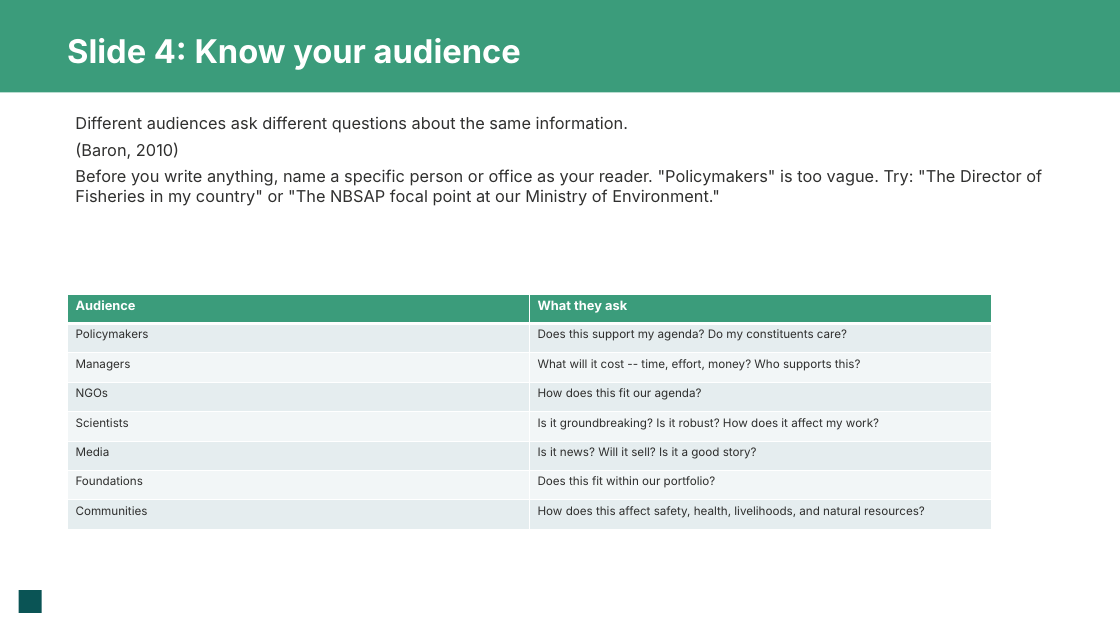
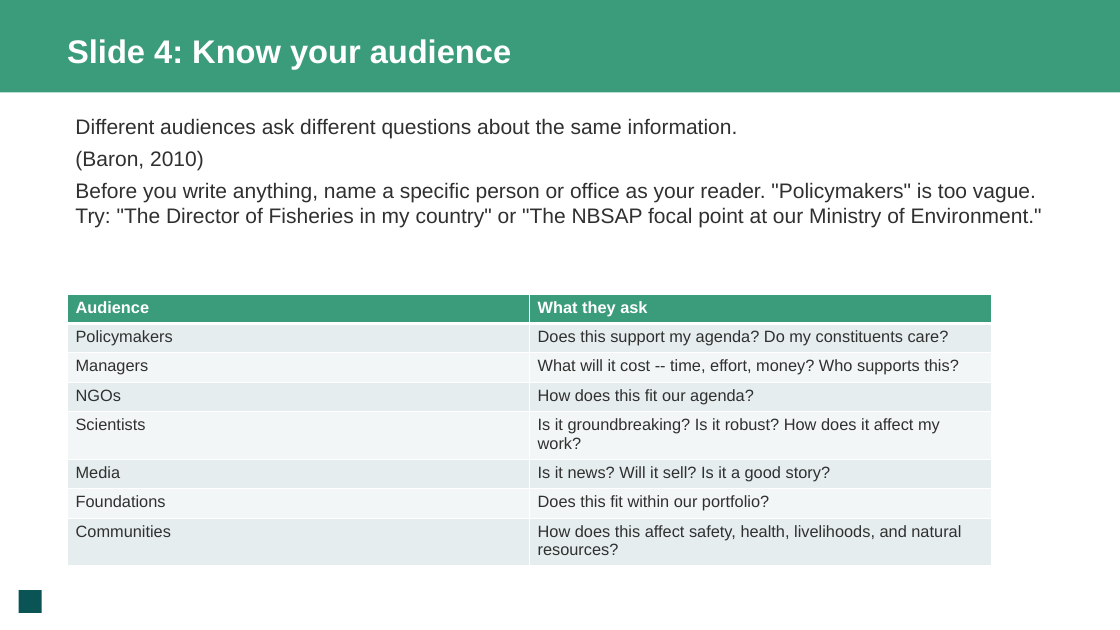
Before and after one commit to MariaGAlarcon/ocean-accounts-expert, a slide deck: slide 5 of s-s-event-bogor/sessions/day-3/policy-brief-clinic/policy-brief-slides.pptx. Drawn at 1120x630 pixels with LibreOffice and Linux fonts; fonts in the diff are those of the drawing; background and template pictures are left out. Boxes give left, top, right and bottom in pixels: in the first picture for what was removed or moved away, otherwise in the second. Text is boxed around its words. In the diff, an @@ line names an element or a change of style, - is before the commit and + after.

```diff
--- a/s-s-event-bogor/sessions/day-3/policy-brief-clinic/policy-brief-slides.pptx
+++ b/s-s-event-bogor/sessions/day-3/policy-brief-clinic/policy-brief-slides.pptx
@@ rectangle "Slide 4: Know your audience" at box(0, 0, 1120, 92): font Inter to Arial @@
@@ text "Different audiences ask different questions ..." at box(75, 118, 1042, 228): size 14 to 18 pt, font Inter to Arial @@
@@ table at box(67, 294, 991, 559) @@
@@ size 11 to 14 pt in "Audience", "What they ask" @@
@@ font Inter to Arial, size 10 to 14 pt @@
```
Also in this commit, not shown: 14 other slides changed, 2 other files.
